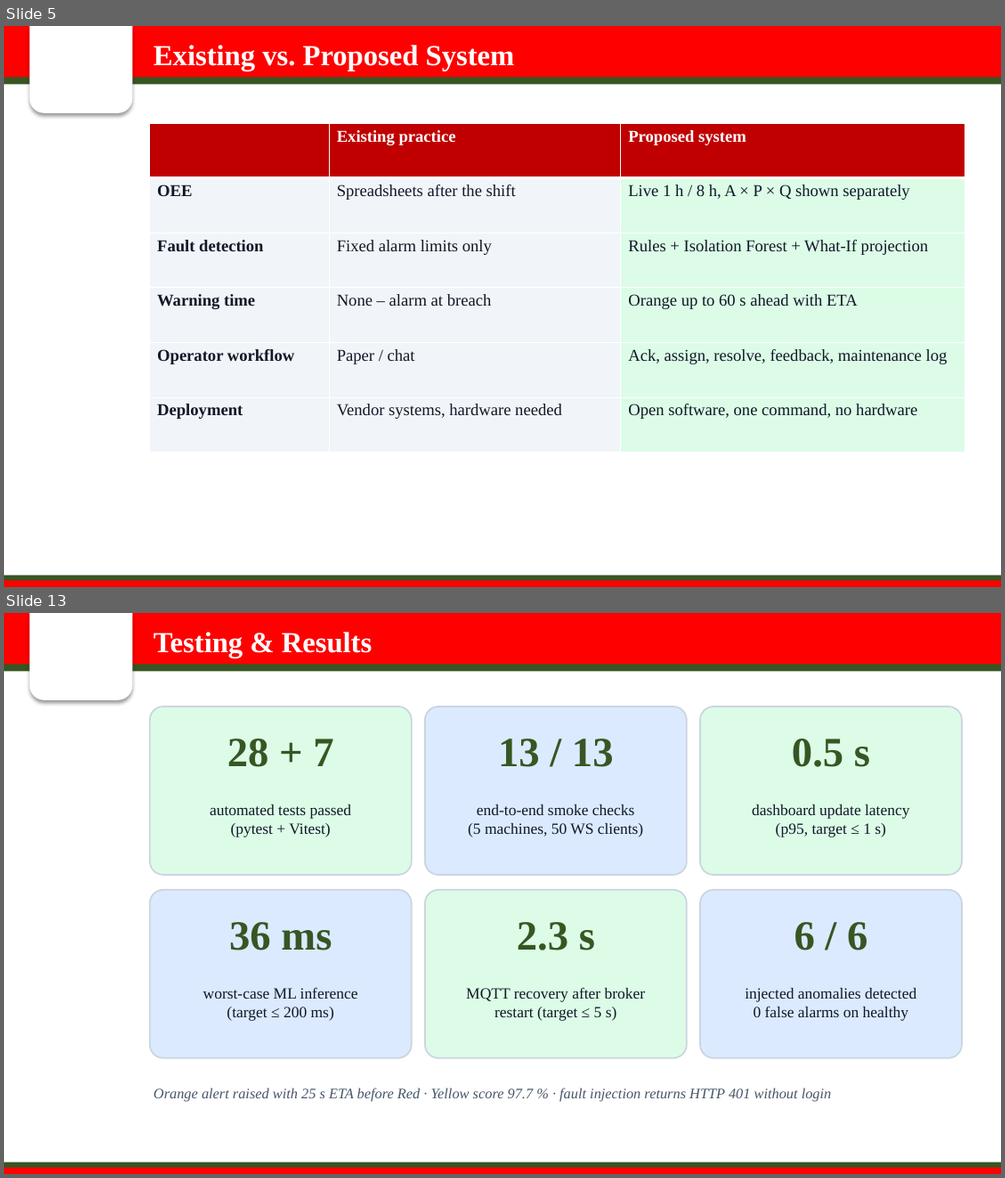
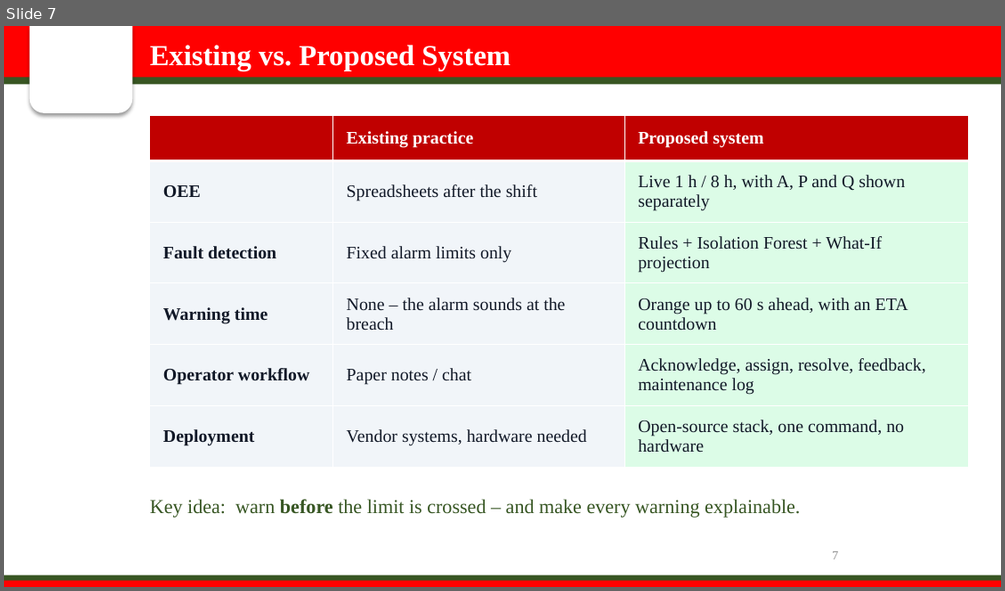
Before and after one commit to sanika-2811/oee-smart-factory, a slide deck: presentation/OEE_Smart_Factory_Presentation.pptx. Shown one above the other, each under a label of ours: slides 5 and 13 before the commit, slide 7 after it; the slides between them are not shown. The pictures are 1005x1178 and 1005x591 pixels, drawn with LibreOffice and Linux fonts; fonts in the diff are those of the drawing; background and template pictures are left out. Boxes give left, top, right and bottom in pixels: in the first picture for what was removed or moved away, otherwise in the second. Text is boxed around its words. In the diff, an @@ line names an element or a change of style, - is before the commit and + after.

```diff
--- a/presentation/OEE_Smart_Factory_Presentation.pptx
+++ b/presentation/OEE_Smart_Factory_Presentation.pptx
@@ slide 13 removed at (4,613,1001,1174), background #FFFFFF; not listed: 5 template elements that a slide beside it also shows @@
@@ text removed at (154,632,372,657) @@
-Testing & Results
@@ rounded rectangle removed at (150,706,412,875) @@
@@ rounded rectangle removed at (425,706,687,875) @@
@@ rounded rectangle removed at (700,706,962,875) @@
@@ text removed at (227,738,333,767) @@
-28 + 7
@@ text removed at (498,738,614,767) @@
-13 / 13
@@ text removed at (792,738,870,767) @@
-0.5 s
@@ text removed at (210,804,352,837) @@
-automated tests passed
-(pytest + Vitest)
@@ text removed at (468,804,643,837) @@
-end-to-end smoke checks
-(5 machines, 50 WS clients)
@@ text removed at (752,804,909,837) @@
-dashboard update latency
-(p95, target ≤ 1 s)
@@ rounded rectangle removed at (150,890,412,1058) @@
@@ rounded rectangle removed at (425,890,687,1058) @@
@@ rounded rectangle removed at (700,890,962,1058) @@
@@ text removed at (229,922,332,950) @@
-36 ms
@@ text removed at (517,922,595,950) @@
-2.3 s
@@ text removed at (794,922,867,950) @@
-6 / 6
@@ text removed at (203,987,358,1021) @@
-worst-case ML inference
-(target ≤ 200 ms)
@@ text removed at (466,987,646,1021) @@
-MQTT recovery after broker
-restart (target ≤ 5 s)
@@ text removed at (744,988,916,1021) @@
-injected anomalies detected
-0 false alarms on healthy
@@ text removed at (154,1087,832,1102) @@
-Orange alert raised with 25 s ETA before Red · Yellow score 97.7 % · fault injection returns HTTP 401 without login
@@ what was slide 5 is now slide 7 @@
@@ slide 7 changed as well @@
@@ text "Existing vs. Proposed System": place and size @@
-text "Existing vs. Proposed System" at (154,45,515,70)
+text "Existing vs. Proposed System" at (150,45,510,70)
@@ table at (150,116,969,467) @@
-row 2, column 3: Live 1 h / 8 h, A × P × Q shown separately
+row 2, column 3: Live 1 h / 8 h, with A, P and Q shown separately
-row 4, column 2: None – alarm at breach
+row 4, column 2: None – the alarm sounds at the breach
-row 4, column 3: Orange up to 60 s ahead with ETA
+row 4, column 3: Orange up to 60 s ahead, with an ETA countdown
-row 5, column 2: Paper / chat
+row 5, column 2: Paper notes / chat
-row 5, column 3: Ack, assign, resolve, feedback, maintenance log
+row 5, column 3: Acknowledge, assign, resolve, feedback, maintenance log
-row 6, column 3: Open software, one command, no hardware
+row 6, column 3: Open-source stack, one command, no hardware
@@ size 16 to 17 pt in "Existing practice", "Proposed system", "OEE", "Spreadsheets after the shift" and 7 more places @@
@@ table: place and size @@
-table at (150,123,965,452)
+table at (150,116,969,467)
@@ text added at (150,499,800,517), 19 pt, text #375623 @@
+Key idea: warn before the limit is crossed – and make every warning explainable.
@@ page number added at (832,551,838,559), 12 pt, text #8C8C8C @@
+7
```
Also in this commit, not shown: 8 other slides changed, 29 slides added, 6 other slides removed, 5 other files.
